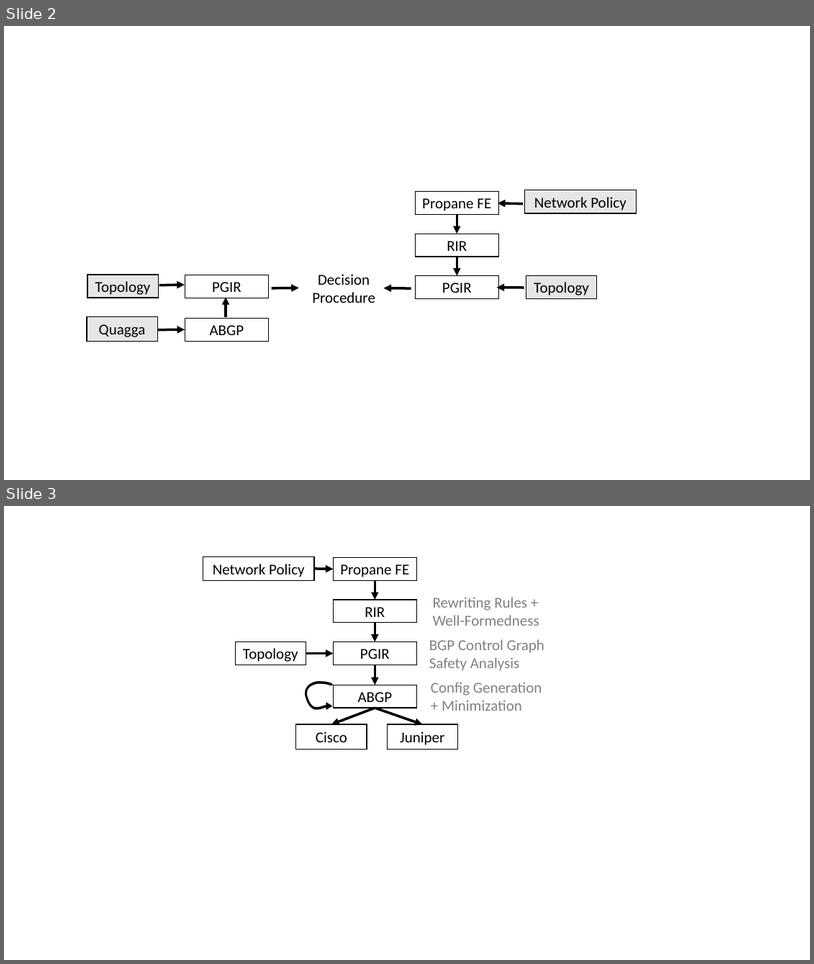
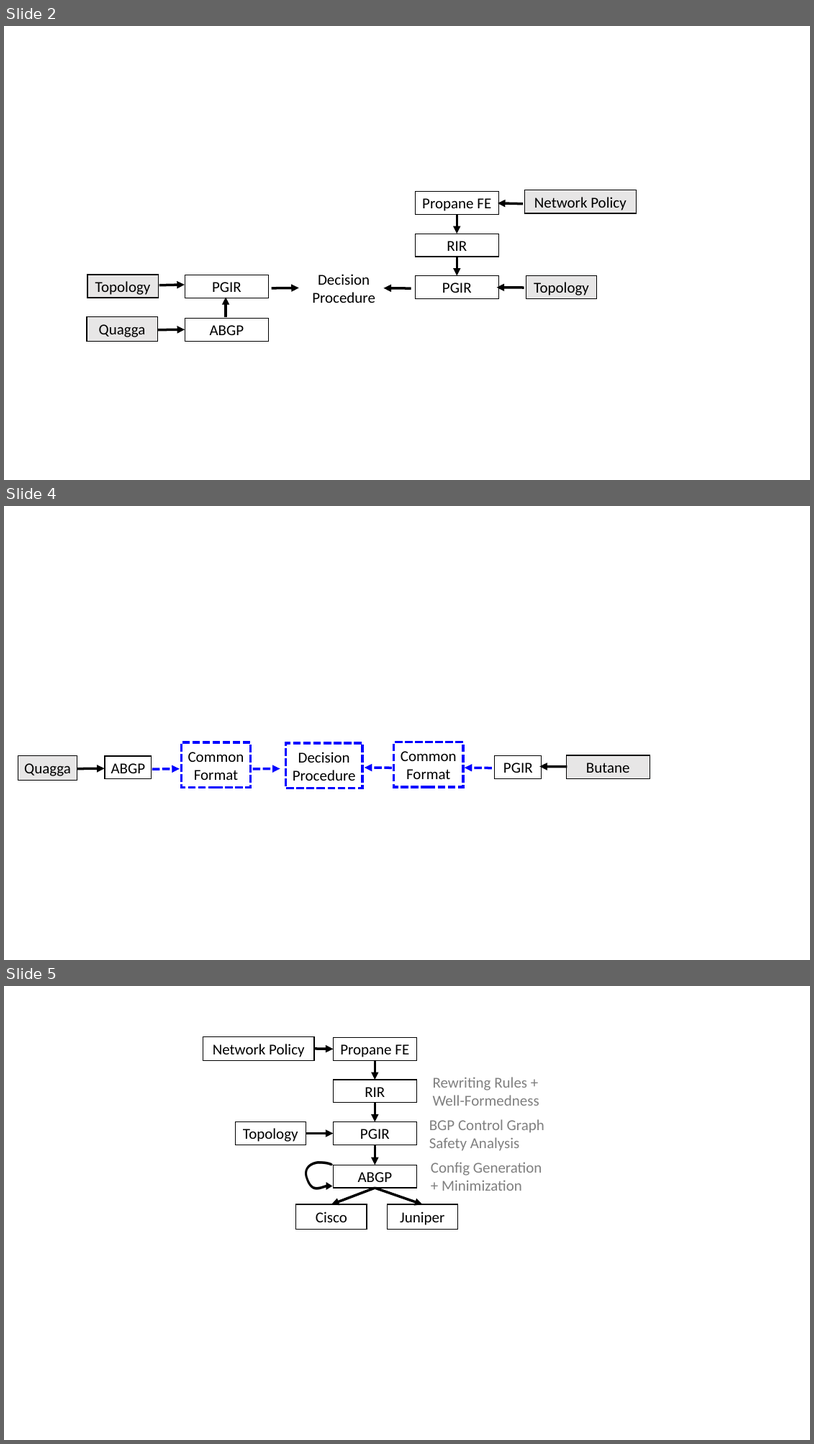
Before and after one commit to princedpw/nsf-propane-2016, a slide deck: Prop/figures/drawings.pptx. Shown one above the other, each under a label of ours: slides 2 and 3 before the commit, slides 2, 4 and 5 after it; the slides between them are not shown. The pictures are 814x964 and 814x1444 pixels, drawn with LibreOffice and Linux fonts; fonts in the diff are those of the drawing. Boxes give left, top, right and bottom in pixels: in the first picture for what was removed or moved away, otherwise in the second. Text is boxed around its words. In the diff, an @@ line names an element or a change of style, - is before the commit and + after.

```diff
--- a/Prop/figures/drawings.pptx
+++ b/Prop/figures/drawings.pptx
@@ slide 4 added at <box>4,506,810,960</box>, background #FFFFFF @@
@@ rectangle added at <box>181,742,251,787</box>, fill #FFFFFF, outline #0000FF 3 pt dashed, 18 pt, text #000000 @@
+Common
+Format
@@ rectangle added at <box>286,743,363,788</box>, fill #FFFFFF, outline #0000FF 3 pt dashed, 18 pt, text #000000 @@
+Decision
+Procedure
@@ rectangle added at <box>394,742,464,787</box>, fill #FFFFFF, outline #0000FF 3 pt dashed, 18 pt, text #000000 @@
+Common
+Format
@@ rectangle added at <box>18,755,77,780</box>, fill #E7E6E6, outline #000000 1 pt, 18 pt, text #000000 @@
+Quagga
@@ rectangle added at <box>105,756,152,779</box>, fill #FFFFFF, outline #000000 1 pt, 18 pt, text #000000 @@
+ABGP
@@ rectangle added at <box>495,756,542,779</box>, fill #FFFFFF, outline #000000 1 pt, 18 pt, text #000000 @@
+PGIR
@@ rectangle added at <box>566,755,650,778</box>, fill #E7E6E6, outline #000000 1 pt, 18 pt, text #000000 @@
+Butane
@@ arrow added from (77, 769) to (104, 769), #000000 3 pt @@
@@ arrow added from (152, 769) to (180, 769), #0000FF 3 pt dashed @@
@@ arrow added from (252, 769) to (280, 769), #0000FF 3 pt dashed @@
@@ arrow added from (392, 768) to (365, 767), #0000FF 3 pt dashed @@
@@ arrow added from (492, 768) to (465, 767), #0000FF 3 pt dashed @@
@@ arrow added from (567, 767) to (540, 766), #000000 3 pt @@
@@ what was slide 3 is now slide 5 @@
```
Also in this commit, not shown: 1 other slide added, 1 other file.
